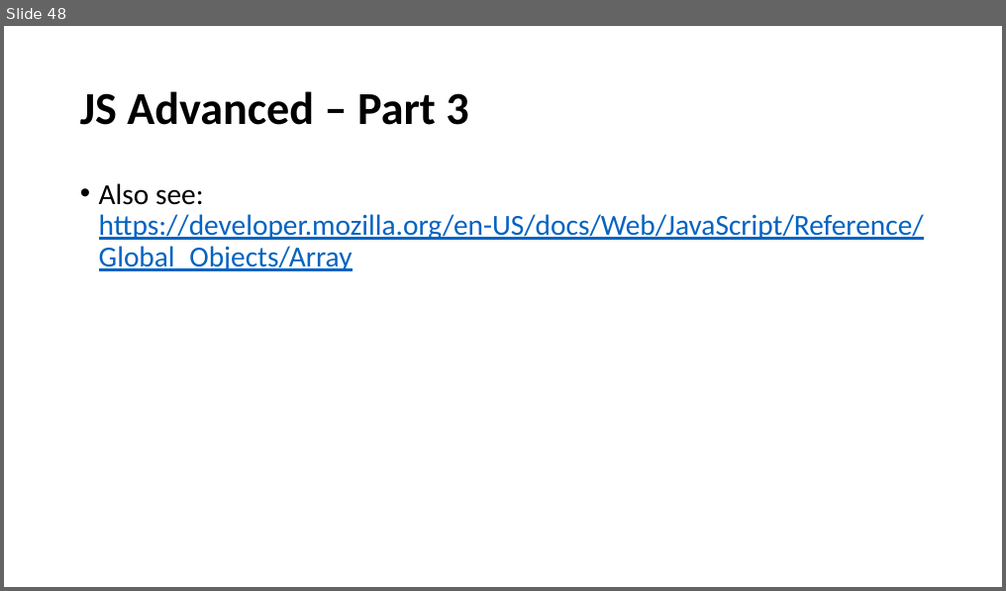
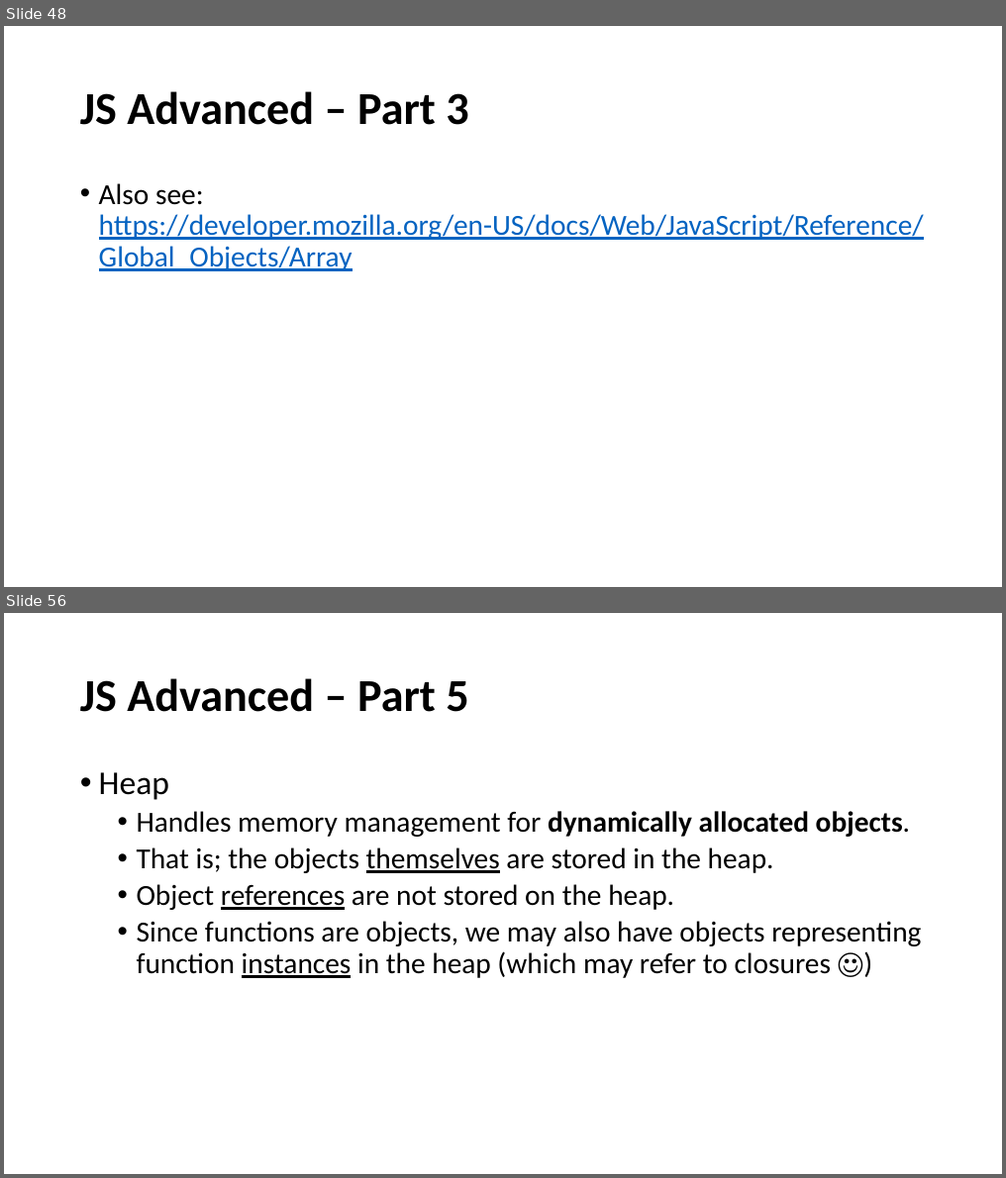
Before and after one commit to perl-easj/WebProg, a slide deck: 30_JavaScript/JavaScriptAdvanced.pptx. Shown one above the other, each under a label of ours: slide 48 before the commit, slides 48 and 56 after it; the slides between them are not shown. The pictures are 1006x591 and 1006x1178 pixels, drawn with LibreOffice and Linux fonts; fonts in the diff are those of the drawing. Boxes give left, top, right and bottom in pixels: in the first picture for what was removed or moved away, otherwise in the second. Text is boxed around its words. In the diff, an @@ line names an element or a change of style, - is before the commit and + after.

```diff
--- a/30_JavaScript/JavaScriptAdvanced.pptx
+++ b/30_JavaScript/JavaScriptAdvanced.pptx
@@ slide 56 added at bbox=[4, 613, 1002, 1174], background #FFFFFF @@
@@ title added at bbox=[80, 678, 468, 712], 44 pt, text #000000, bold @@
+JS Advanced – Part 5
@@ text added at bbox=[99, 772, 921, 978], 28 pt, text #000000 @@
+• Heap
+  • Handles memory management for dynamically allocated objects.
+  • That is; the objects themselves are stored in the heap.
+  • Object references are not stored on the heap.
+  • Since functions are objects, we may also have objects representing function instances in the heap (which may refer to closures ☺)
```
Also in this commit, not shown: 15 other slides added, 9 other files.
